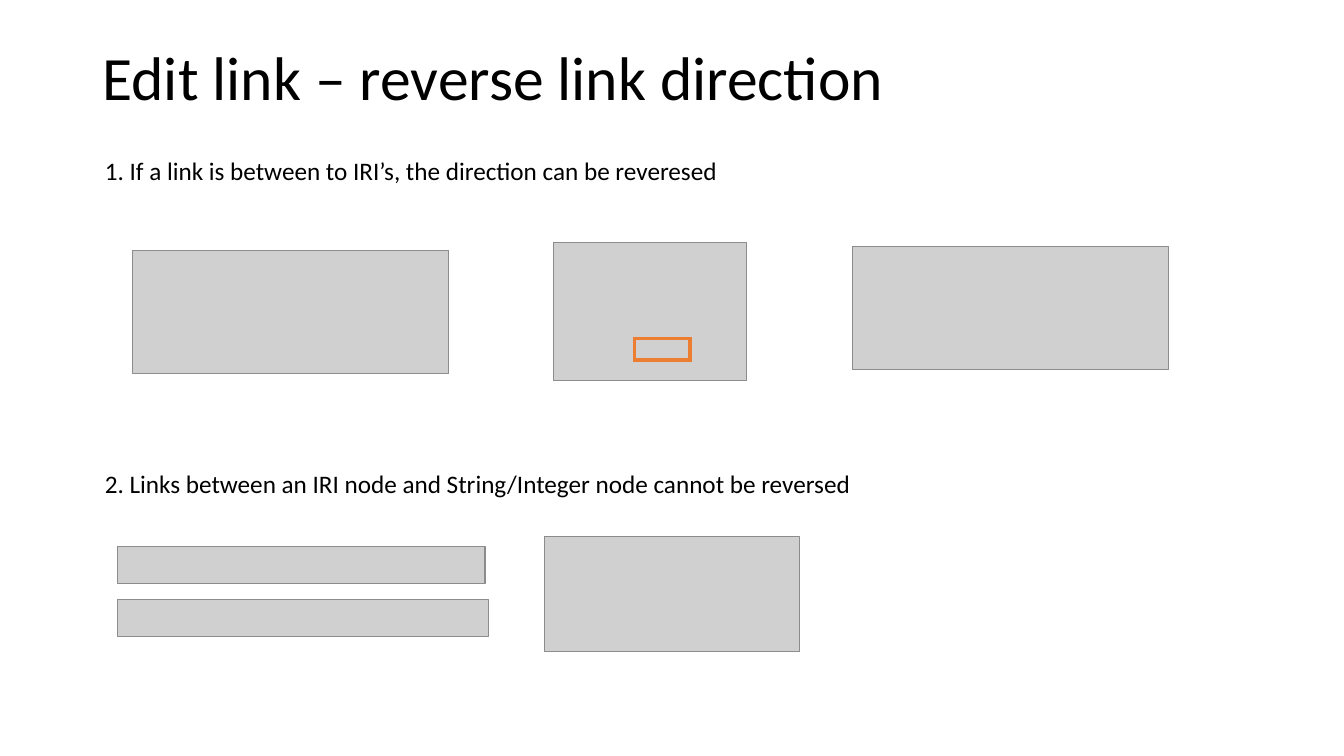
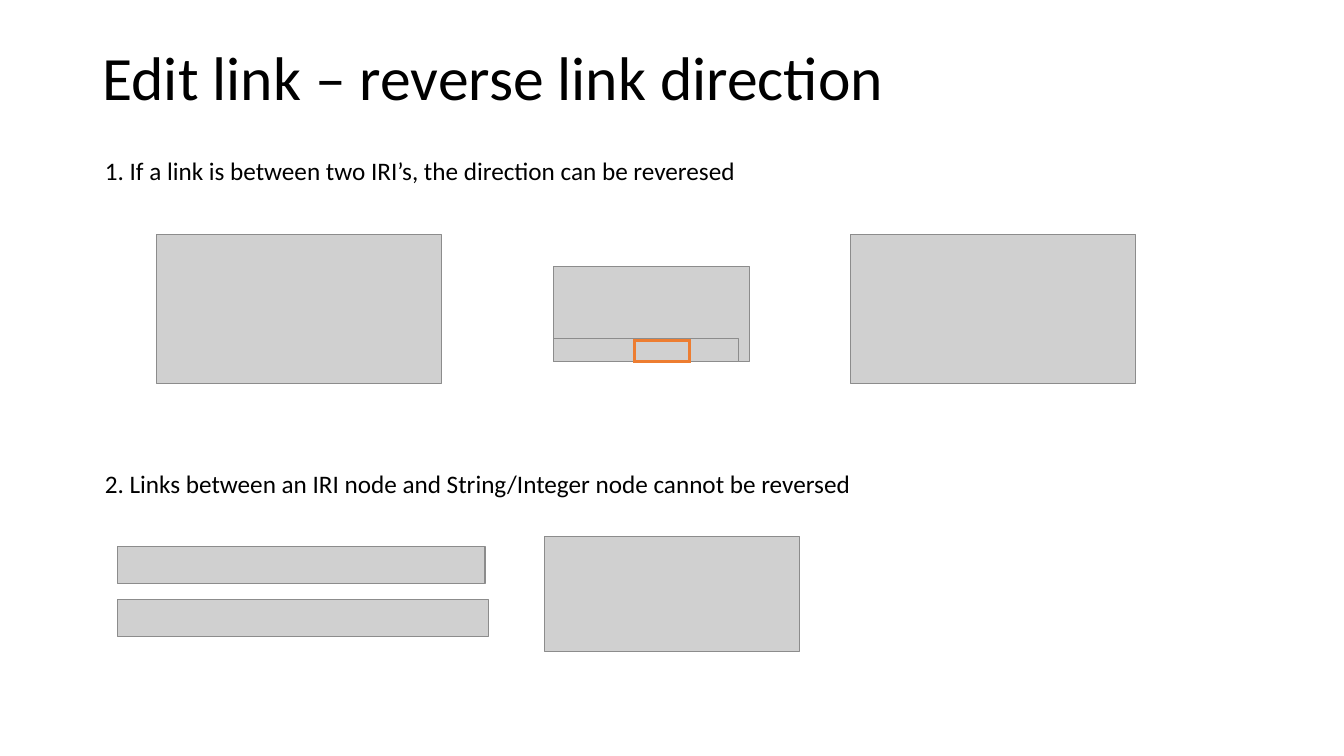
Before and after one commit to phuse-org/LinkedDataWorkshop, a slide deck: slide 10 of EUConnect18/doc/GraphEditor introduction.pptx. Drawn at 1344x756 pixels with LibreOffice and Linux fonts; fonts in the diff are those of the drawing; grey boxes stand for pictures. Boxes give left, top, right and bottom in pixels: in the first picture for what was removed or moved away, otherwise in the second. Text is boxed around its words. In the diff, an @@ line names an element or a change of style, - is before the commit and + after.

```diff
--- a/EUConnect18/doc/GraphEditor introduction.pptx
+++ b/EUConnect18/doc/GraphEditor introduction.pptx
@@ text at [105,162,734,183]: text changed @@
-1. If a link is between to IRI’s, the direction can be reveresed
+1. If a link is between two IRI’s, the direction can be reveresed
@@ picture: place and size @@
-picture at [133,250,450,373]
+picture at [156,235,442,383]
@@ picture: place and size @@
-picture at [852,247,1169,370]
+picture at [851,235,1136,383]
@@ picture: place and size @@
-picture at [554,243,747,380]
+picture at [554,266,749,362]
@@ picture added at [554,339,739,362] @@
```
Also in this commit, not shown: 5 other slides changed, 1 other file.
